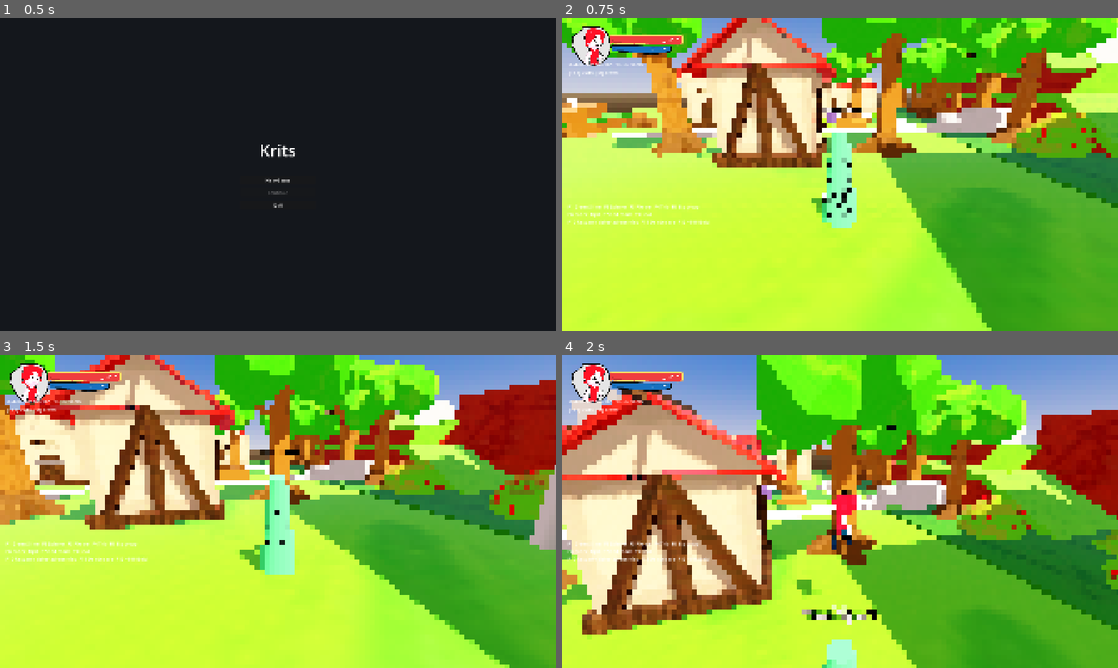
Above: before the commit, frames 1-4 (two rows, left to right).
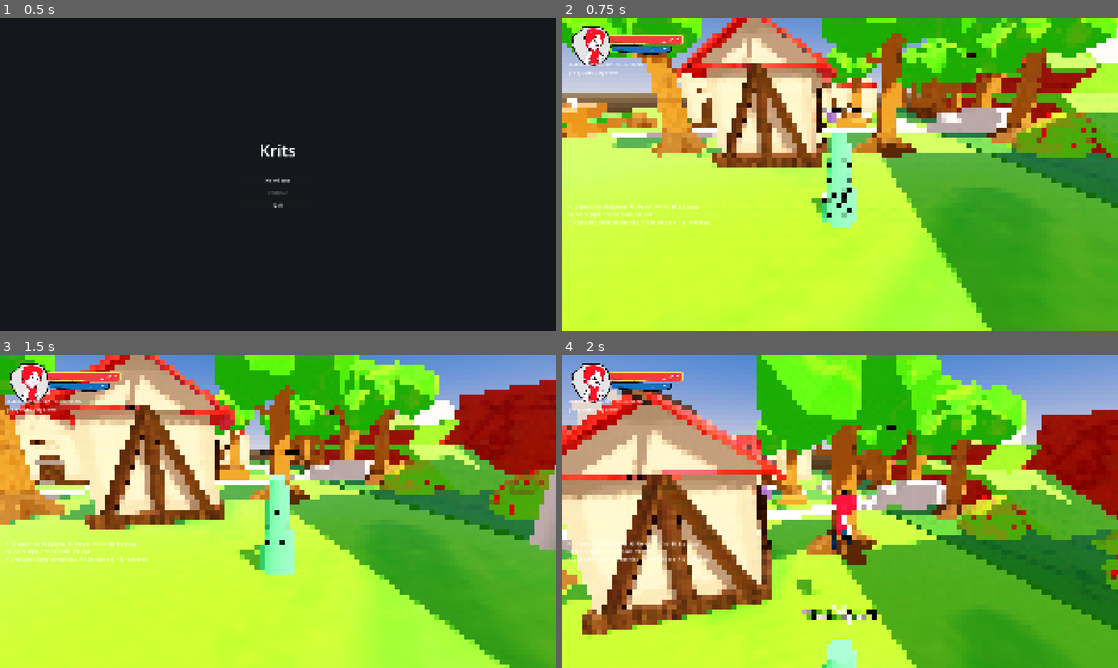
Above: after the commit, the same moments.

Repository: doggoanim/Krits
Game: Godot game, scene res://ui/main_menu.tscn
Two runs of this game, one before a commit and one after it. Both use one fixed random seed, a clock stepped at 60 frames per second and the inputs below.
Inputs (mouse positions are in pixels of both pictures, inside the frame that each line leads up to):
- Up to frame 1 (0.5 s): no input
- Up to frame 2 (0.75 s): click "New Game" at 0.5 s
- Up to frame 3 (1.5 s): tap Enter at 1.25 s; move the mouse to (305, 511) at 1.27 s; hold W (move_forward) from 1.28 s (still down); hold Ctrl (crouch_pound) from 1.28 s (still down); click (305, 511) at 1.42 s
- Up to frame 4 (2 s): keep holding W (move_forward); keep holding Ctrl (crouch_pound); tap Space (jump) at 1.52 s

Frame 1 is identical in both runs. In frame 2, less than 0.1% of the frame differs, in the area x 87-96%, y 30-34%; in frame 3, less than 0.1%; in frame 4, less than 0.1%, in the area x 76-100%, y 44-66%.

Commit message:
Make wind gusts actually noticeable
The gust was too subtle to see in practice: PEAK only scaled an already-
small sway amount up to 1.8x, and BASE_LEVEL (0.5) made the idle sway
quieter than before a gust, so the gust barely stood out against it.

- BASE_LEVEL now matches a prop's plain configured sway exactly (1.0), so
  nothing looks different at idle; PEAK raised to 3.2 so a gust is
  unmistakably stronger, not just a little bigger.
- GUST_PERIOD shortened to 5s (from 7s) so you don't have to wait long to
  see one.
- The shader now also multiplies the sway's flutter *frequency* by gust,
  not just its amplitude — a gust that only grew bigger without visibly
  speeding up read as barely distinct from the idle sway; a faster flutter
  is what actually sells "wind just picked up".

Co-Authored-By: Claude Sonnet 5 <noreply@anthropic.com>
Claude-Session: https://claude.ai/code/session_01TYpdm1jACUqsWG6yyTxbgm

Diff:
--- a/shading/foliage_wind.gdshader
+++ b/shading/foliage_wind.gdshader
@@ -53,8 +53,11 @@
 	// Phase depends on world position (not just TIME) so instances of the
 	// same mesh scattered around the level don't all sway in lockstep — each
 	// one samples a slightly different point of the same slow-moving "gust"
-	// field instead.
-	float phase = TIME * wind_speed + dot(world_pos.xz, vec2(wind_scale));
+	// field instead. gust also speeds the flutter itself up, not just its
+	// size — a gust that only got bigger without also getting faster reads
+	// as barely different from the idle sway; a visibly quicker flutter is
+	// what actually sells "a gust just hit this".
+	float phase = TIME * wind_speed * gust + dot(world_pos.xz, vec2(wind_scale));
 	float sway = height * wind_strength * gust;
 	VERTEX.x += sin(phase) * sway;
 	VERTEX.z += cos(phase * 0.7) * sway * 0.6;
--- a/world/wind_gusts.gd
+++ b/world/wind_gusts.gd
@@ -14,10 +14,10 @@
 ## further along a little later than ones near X=0, the same way a real
 ## gust of wind arrives.
 
-const BASE_LEVEL := 0.5     ## the idle multiplier between gusts — never fully still
-const PEAK := 1.8           ## the multiplier at a gust's strongest moment
-const GUST_PERIOD := 7.0    ## seconds between gust peaks, at a fixed world X
-const GUST_SHARPNESS := 6.0 ## higher = a shorter, punchier bump with more calm in between
+const BASE_LEVEL := 1.0     ## the idle multiplier between gusts — matches a prop's plain configured sway
+const PEAK := 3.2           ## the multiplier at a gust's strongest moment — clearly stronger than idle
+const GUST_PERIOD := 5.0    ## seconds between gust peaks, at a fixed world X
+const GUST_SHARPNESS := 4.0 ## higher = a shorter, punchier bump with more calm in between; lower = longer-lasting
 const TRAVEL_SPEED := 6.0   ## world units/sec the gust front sweeps along X
 
 ## Returns a multiplier (BASE_LEVEL..PEAK) for whatever a caller wants to
